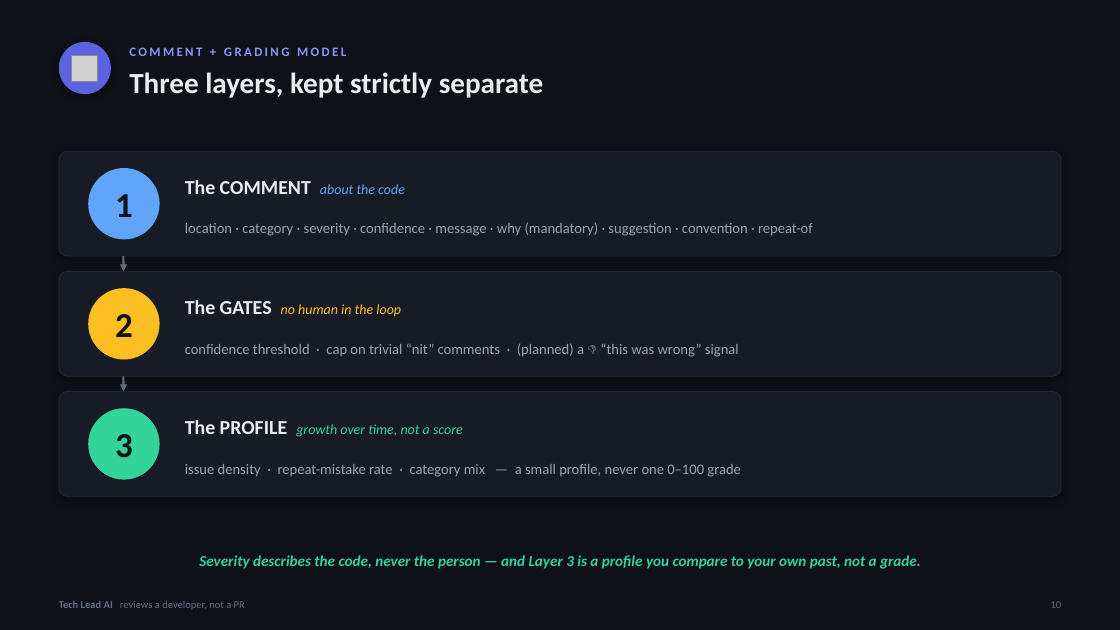
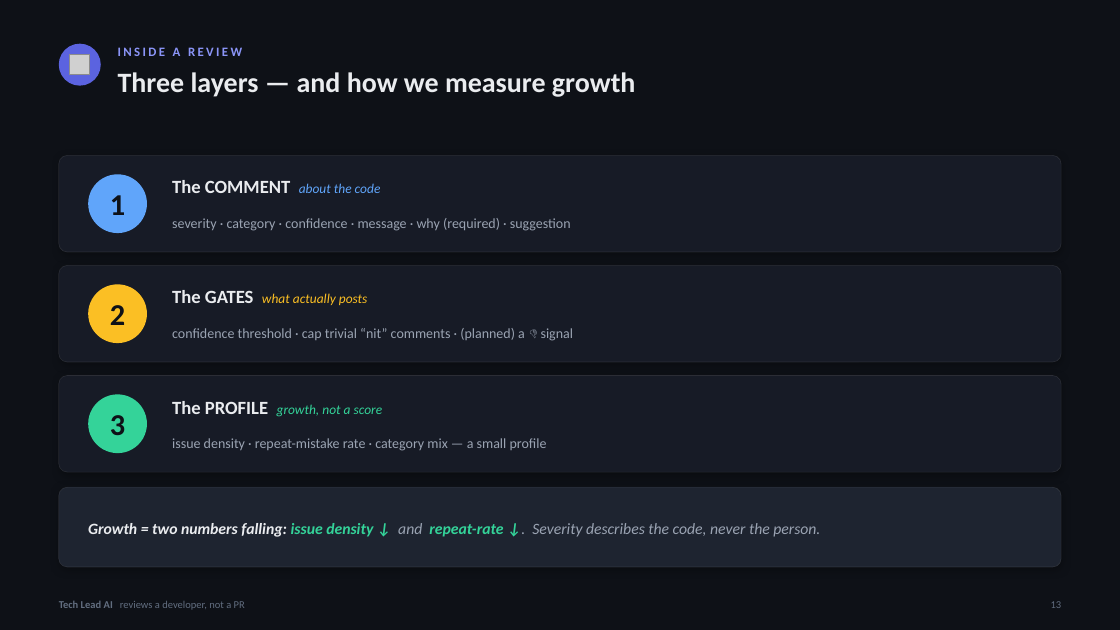
Before and after one commit to TechLead-AI/techlead-ai, a slide deck: slide 13 of TechLead2.pptx (slide 10 before the commit). Drawn at 1120x630 pixels with LibreOffice and Linux fonts; fonts in the diff are those of the drawing; grey boxes stand for pictures. Boxes give left, top, right and bottom in pixels: in the first picture for what was removed or moved away, otherwise in the second. Text is boxed around its words. In the diff, an @@ line names an element or a change of style, - is before the commit and + after.

```diff
--- a/TechLead2.pptx
+++ b/TechLead2.pptx
@@ ellipse: place and size @@
-ellipse at (59,42,111,94)
+ellipse at (59,44,101,86)
@@ ellipse at (59,44,101,86): shadow off @@
@@ picture: place and size @@
-picture at (71,55,97,82)
+picture at (70,55,90,75)
@@ text at (118,47,242,56): text changed @@
-COMMENT + GRADING MODEL
+INSIDE A REVIEW
@@ text at (118,72,636,97): text changed; size 25 to 24 pt @@
-Three layers, kept strictly separate
+Three layers — and how we measure growth
@@ rounded rectangle: place and size @@
-rounded rectangle at (59,151,1061,256)
+rounded rectangle at (59,155,1061,252)
@@ ellipse: place and size @@
-ellipse at (88,168,160,239)
+ellipse at (88,175,147,234)
@@ text "The COMMENT about the code": place and size @@
-text "The COMMENT about the code" at (185,180,405,194)
+text "The COMMENT about the code" at (172,180,381,193)
@@ text "The COMMENT about the code" at (172,180,381,193): size 17 to 16 pt in "The COMMENT"; size 12 to 11.5 pt in "about the code" @@
@@ text at (172,218,571,231): text changed; size 12.5 to 12 pt @@
-location · category · severity · confidence · message · why (mandatory) · suggestion · convention · repeat-of
+severity · category · confidence · message · why (required) · suggestion
@@ rounded rectangle: place and size @@
-rounded rectangle at (59,271,1061,376)
+rounded rectangle at (59,266,1061,362)
@@ arrow removed from (124, 256) to (124, 271) @@
@@ ellipse: place and size @@
-ellipse at (88,288,160,360)
+ellipse at (88,284,147,343)
@@ text at (172,290,368,305): text changed; size 12 to 11.5 pt @@
-The GATES no human in the loop
+The GATES what actually posts
@@ text at (172,328,573,341): text changed; size 12.5 to 12 pt @@
-confidence threshold · cap on trivial “nit” comments · (planned) a 👎 “this was wrong” signal
+confidence threshold · cap trivial “nit” comments · (planned) a 👎 signal
@@ proportions changed in 3 elements at (59,155,1061,252), (59,266,1061,362), (59,376,1061,472) @@
@@ rounded rectangle: place and size @@
-rounded rectangle at (59,392,1061,497)
+rounded rectangle at (59,376,1061,472)
@@ arrow removed from (124, 376) to (124, 392) @@
@@ size 30 to 26 pt in 3 elements at (110,195,125,215), (110,305,125,325), (110,415,125,435) @@
@@ text "3": place and size @@
-text "3" at (115,434,133,457)
+text "3" at (110,415,125,435)
@@ ellipse: place and size @@
-ellipse at (88,408,160,480)
+ellipse at (88,395,147,454)
@@ text at (172,401,383,417): text changed; size 12 to 11.5 pt @@
-The PROFILE growth over time, not a score
+The PROFILE growth, not a score
@@ text at (172,438,547,451): text changed; size 12.5 to 12 pt @@
-issue density · repeat-mistake rate · category mix — a small profile, never one 0–100 grade
+issue density · repeat-mistake rate · category mix — a small profile
@@ rounded rectangle added at (59,487,1061,567), fill #1E2430, outline #FFFFFF 0.5 pt @@
@@ text at (88,523,820,537): text changed; size 13 to 13.5 pt; text colour #34D399 to #9AA3B2 @@
-Severity describes the code, never the person — and Layer 3 is a profile you compare to your own past, not a grade.
+Growth = two numbers falling: issue density ↓ and repeat-rate ↓. Severity describes the code, never the person.
@@ text at (1051,601,1062,608): text changed @@
-10
+13
```
Also in this commit, not shown: 17 other slides changed, 2 slides added, 3 slides removed.
